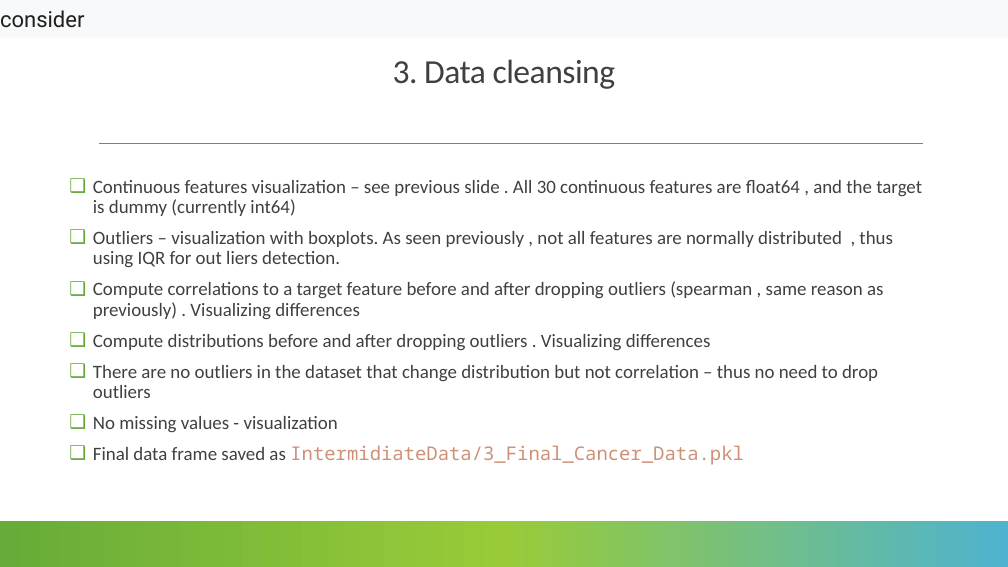
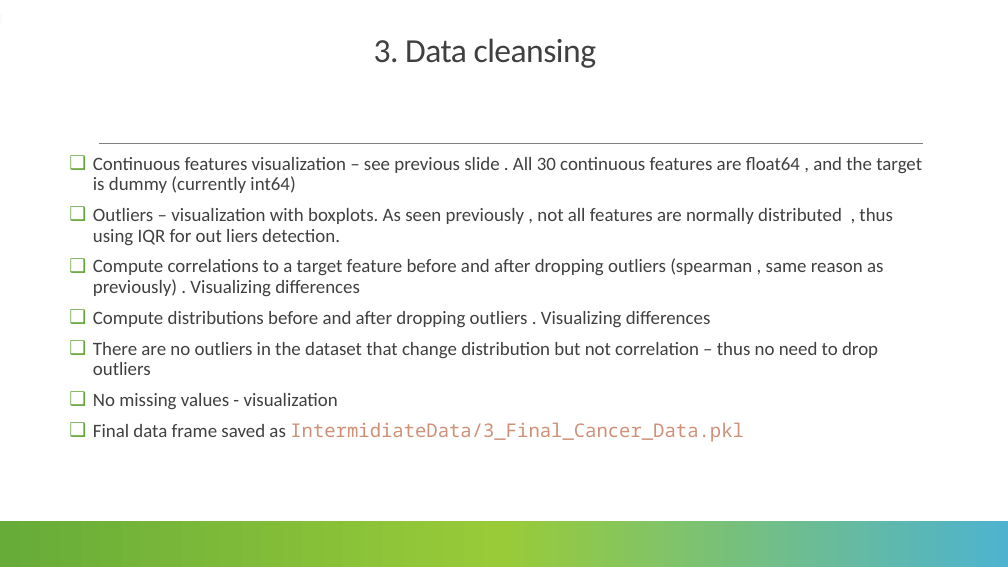
Before and after one commit to lmanov1/CancerPrediction, a slide deck: slide 7 of PROJECT_PRESENTATION.pptx. Drawn at 1008x567 pixels with LibreOffice and Linux fonts; fonts in the diff are those of the drawing. Boxes give left, top, right and bottom in pixels: in the first picture for what was removed or moved away, otherwise in the second. Text is boxed around its words. In the diff, an @@ line names an element or a change of style, - is before the commit and + after.

```diff
--- a/PROJECT_PRESENTATION.pptx
+++ b/PROJECT_PRESENTATION.pptx
@@ rectangle removed at <box>0,0,1008,38</box> @@
-consider
@@ rectangle added at <box>0,14,2,23</box>, fill #F8F9FA @@
@@ title "3. Data cleansing": place and size @@
-title "3. Data cleansing" at <box>393,59,616,89</box>
+title "3. Data cleansing" at <box>374,38,597,68</box>
@@ text "Continuous features visualization – see ...": place and size @@
-text "Continuous features visualization – see ..." at <box>93,180,922,465</box>
+text "Continuous features visualization – see ..." at <box>93,157,922,442</box>
```
Also in this commit, not shown: 6 other slides changed, 1 slide added, 1 slide removed, 3 other files.
